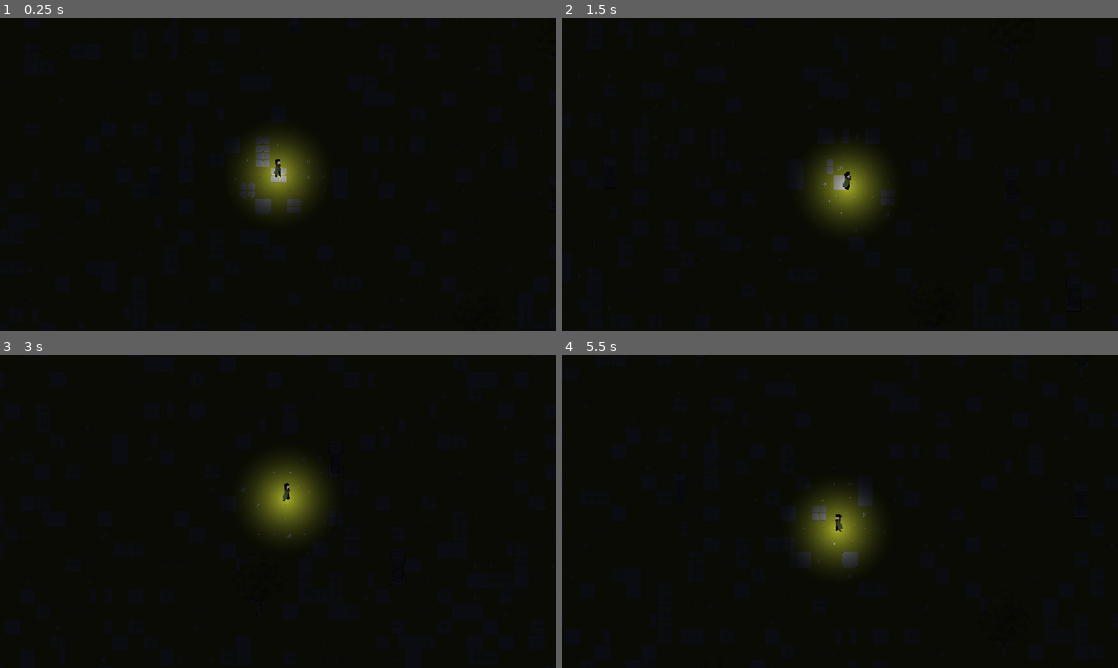
Above: before the commit, frames 1-4 (two rows, left to right).
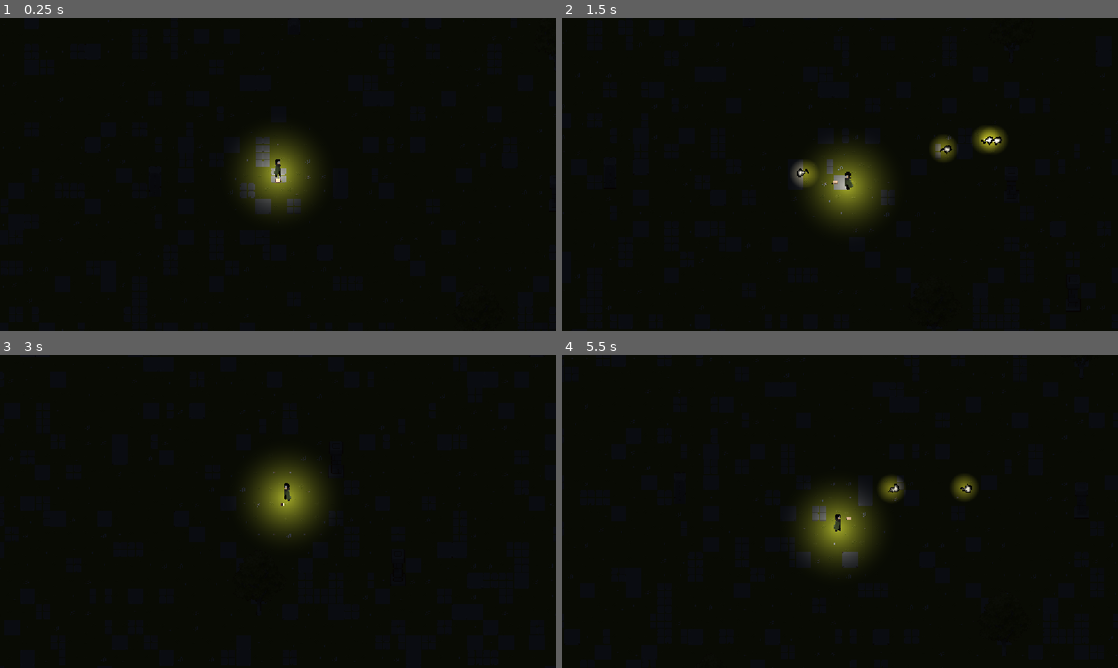
Above: after the commit, the same moments.

Repository: Merchant-Of-Life/Harness-Of-The-Night
Game: Godot game, scene res://scenes/main.tscn
The game is run twice, just before and just after one commit, with the same random seed, the same clock (stepped at 60 frames per second) and the same inputs.
Inputs (mouse positions are in pixels of both pictures, inside the frame that each line leads up to):
- Up to frame 1 (0.25 s): no input
- Up to frame 2 (1.5 s): tap Enter at 0.5 s; move the mouse to (962, 158) at 0.52 s; press the mouse at (962, 158) at 0.53 s; hold D (move_right) 0.53-1.28 s; tap Space (dash) at 0.6 s; move the mouse to (728, 190) at 1.27 s; release the mouse at (728, 190) at 1.28 s; hold S (move_down) from 1.28 s (still down); click (728, 190) at 1.35 s
- Up to frame 3 (3 s): tap R (recharge, bound only after the commit) at 1.55, 2.1 s; move the mouse to (333, 442) at 2.02 s; release S (move_down) at 2.03 s; hold D (move_right) 2.03-2.78 s; click (333, 442) at 2.17 s; tap Space (dash) at 2.3, 2.85 s; move the mouse to (250, 574) at 2.77 s; hold W (move_up) from 2.78 s (still down)
- Up to frame 4 (5.5 s): click (812, 574) at 3.05 s; move the mouse to (1006, 558) at 3.52 s; release W (move_up) at 3.53 s; press the mouse at (1006, 558) at 3.53 s; hold A (move_left) 3.53-5.03 s; tap R (recharge, bound only after the commit) at 3.8, 4.35 s; move the mouse to (673, 464) at 4.27 s; release the mouse at (673, 464) at 4.28 s; click (673, 464) at 4.42 s; tap Space (dash) at 4.55 s; move the mouse to (867, 511) at 5.02 s; press the mouse at (867, 511) at 5.03 s; hold S (move_down) from 5.03 s (still down); tap Alt at 5.1 s

The runs differ from the first frame. In frame 1, less than 0.1% of the frame differs, in the area x 49-51%, y 51-53%; in frame 2, 0.9%, in the area x 41-80%, y 34-55%; in frame 3, less than 0.1%; in frame 4, 0.6%.

Commit message:
Add 360-orbiting grimoire weapon and animated light magic bolts
- Imported 8-frame pixel flame sprite sheet and created scenes/light_bolt.tscn with radial PointLight2D glow
- Added Book and BookSprite (AnimatedSprite2D) to scenes/player.tscn centered at chest height
- Set GroundLayer Z-index to -2 in scenes/main.tscn so the orbiting book renders cleanly behind or in front of the Huntress
- Wired 6-charge light magic casting, open/close book recharge animation, and attack/recharge inputs

Diff:
--- a/project.godot
+++ b/project.godot
@@ -54,6 +54,16 @@
 "events": [Object(InputEventKey,"resource_local_to_scene":false,"resource_name":"","device":16,"window_id":0,"alt_press …(190 unchanged characters)…
 ]
 }
+attack={
+"deadzone": 0.2,
+"events": [Object(InputEventMouseButton,"resource_local_to_scene":false,"resource_name":"","device":-1,"window_id":0,"alt_pressed":false,"shift_pressed":false,"ctrl_pressed":false,"meta_pressed":false,"button_mask":0,"position":Vector2(0, 0),"global_position":Vector2(0, 0),"factor":1.0,"button_index":1,"canceled":false,"pressed":false,"double_click":false,"script":null)
+]
+}
+recharge={
+"deadzone": 0.2,
+"events": [Object(InputEventKey,"resource_local_to_scene":false,"resource_name":"","device":-1,"window_id":0,"alt_pressed":false,"shift_pressed":false,"ctrl_pressed":false,"meta_pressed":false,"pressed":false,"keycode":0,"physical_keycode":82,"key_label":0,"unicode":82,"location":0,"echo":false,"script":null)
+]
+}
 
 [physics]
 
--- /dev/null
+++ b/scenes/light_bolt.gd
@@ -0,0 +1,16 @@
+extends Area2D
+
+var speed = 550.0
+var damage = 1
+var direction = Vector2.RIGHT
+
+func _physics_process(delta):
+	position += direction * speed * delta
+func _on_body_entered(body):
+	if body.name == "Player":
+		return
+	if body.has_method("take_damage"):
+		body.take_damage(damage)
+		queue_free()
+func _on_visible_on_screen_notifier_2d_screen_exited():
+	queue_free()
--- /dev/null
+++ b/scenes/light_bolt.tscn
@@ -0,0 +1,101 @@
+[gd_scene format=3 uid="uid://bo6gksy1ihu6n"]
+
+[ext_resource type="Texture2D" uid="uid://bsmgj71olo0l6" path="res://assets/projectiles/Fire_03_Black.png" id="1_d8n65"]
+[ext_resource type="Script" uid="uid://clk3qx81fqmjd" path="res://scenes/light_bolt.gd" id="1_m2bns"]
+
+[sub_resource type="AtlasTexture" id="AtlasTexture_m2bns"]
+atlas = ExtResource("1_d8n65")
+region = Rect2(0, 0, 32, 32)
+
+[sub_resource type="AtlasTexture" id="AtlasTexture_v4nop"]
+atlas = ExtResource("1_d8n65")
+region = Rect2(32, 0, 32, 32)
+
+[sub_resource type="AtlasTexture" id="AtlasTexture_46ufg"]
+atlas = ExtResource("1_d8n65")
+region = Rect2(64, 0, 32, 32)
+
+[sub_resource type="AtlasTexture" id="AtlasTexture_nll88"]
+atlas = ExtResource("1_d8n65")
+region = Rect2(96, 0, 32, 32)
+
+[sub_resource type="AtlasTexture" id="AtlasTexture_fsi7o"]
+atlas = ExtResource("1_d8n65")
+region = Rect2(128, 0, 32, 32)
+
+[sub_resource type="AtlasTexture" id="AtlasTexture_4i46w"]
+atlas = ExtResource("1_d8n65")
+region = Rect2(160, 0, 32, 32)
+
+[sub_resource type="AtlasTexture" id="AtlasTexture_iwx6f"]
+atlas = ExtResource("1_d8n65")
+region = Rect2(192, 0, 32, 32)
+
+[sub_resource type="AtlasTexture" id="AtlasTexture_ldbct"]
+atlas = ExtResource("1_d8n65")
+region = Rect2(224, 0, 32, 32)
+
+[sub_resource type="SpriteFrames" id="SpriteFrames_neqau"]
+animations = [{
+"frames": [{
+"duration": 1.0,
+"texture": SubResource("AtlasTexture_m2bns")
+}, {
+"duration": 1.0,
+"texture": SubResource("AtlasTexture_v4nop")
+}, {
+"duration": 1.0,
+"texture": SubResource("AtlasTexture_46ufg")
+}, {
+"duration": 1.0,
+"texture": SubResource("AtlasTexture_nll88")
+}, {
+"duration": 1.0,
+"texture": SubResource("AtlasTexture_fsi7o")
+}, {
+"duration": 1.0,
+"texture": SubResource("AtlasTexture_4i46w")
+}, {
+"duration": 1.0,
+"texture": SubResource("AtlasTexture_iwx6f")
+}, {
+"duration": 1.0,
+"texture": SubResource("AtlasTexture_ldbct")
+}],
+"loop": 1,
+"name": &"fly",
+"speed": 14.0
+}]
+
+[sub_resource type="CircleShape2D" id="CircleShape2D_d8n65"]
+radius = 5.0
+
+[sub_resource type="Gradient" id="Gradient_uyngg"]
+offsets = PackedFloat32Array(0.009259259, 1)
+colors = PackedColorArray(1.353256, 1.353256, 1.353256, 1, 1.353256, 1.353256, 1.353256, 0)
+
+[sub_resource type="GradientTexture2D" id="GradientTexture2D_m2bns"]
+gradient = SubResource("Gradient_uyngg")
+fill = 1
+fill_from = Vector2(0.5, 0.5)
+fill_to = Vector2(0.5, 0)
+
+[node name="LightBolt" type="Area2D" unique_id=955200032]
+script = ExtResource("1_m2bns")
+
+[node name="AnimatedSprite2D" type="AnimatedSprite2D" parent="." unique_id=2006223073]
+rotation = -1.5707964
+sprite_frames = SubResource("SpriteFrames_neqau")
+animation = &"fly"
+autoplay = "fly"
+frame_progress = 0.7335052
+
+[node name="CollisionShape2D" type="CollisionShape2D" parent="." unique_id=817735157]
+shape = SubResource("CircleShape2D_d8n65")
+
+[node name="VisibleOnScreenNotifier2D" type="VisibleOnScreenNotifier2D" parent="." unique_id=1230495499]
+
+[node name="PointLight2D" type="PointLight2D" parent="." unique_id=1972822563]
+color = Color(1, 0.9529412, 0.8, 1)
+energy = 1.1
+texture = SubResource("GradientTexture2D_m2bns")
--- a/scenes/main.tscn
+++ b/scenes/main.tscn
@@ -305,7 +305,7 @@
 script = ExtResource("1_tefeu")
 
 [node name="GroundLayer" type="TileMapLayer" parent="." unique_id=1648696765]
-z_index = -1
+z_index = -2
 tile_set = SubResource("TileSet_yj5yf")
 
 [node name="PropsLayer" type="TileMapLayer" parent="." unique_id=2122518341]
--- a/scenes/player.gd
+++ b/scenes/player.gd
@@ -1,4 +1,7 @@
 extends CharacterBody2D
+
+var attack_style = "magic"
+var projectile_scene = preload("res://scenes/light_bolt.tscn")
 
 var speed = 220
 var dash_speed = 650
@@ -6,10 +9,18 @@
 var can_dash = true
 var is_charging = false
 var dash_direction = Vector2.ZERO
+var orbit_radius = 50
+var max_charges = 6
+var currect_charges = 6
 
 @onready var animated_sprite = $AnimatedSprite2D
+@onready var book = $Book
+@onready var book_sprite = $Book/BookSprite
 @onready var dash_timer = $DashTimer
 @onready var cooldown_timer = $CooldownTimer
+
+func _ready():
+	book_sprite.play("open")
 
 func _physics_process(delta):
 	var direction = Input.get_vector("move_left", "move_right", "move_up", "move_down")
@@ -27,24 +38,69 @@
 		velocity = direction * speed
 
 	move_and_slide()
+	update_book_orbit()
+
+	if Input.is_action_just_pressed("recharge") and not is_charging and not is_dashing:
+		start_recharge()
+	if Input.is_action_pressed("attack") and not is_charging and not is_dashing:
+		if $AttackCooldownTimer.is_stopped():
+			if currect_charges > 0:
+				fire_projectile()
+			else:
+				start_recharge()
 	update_animation(direction)
 
+func update_book_orbit():
+	var aim_direction = (get_global_mouse_position() - book_sprite.global_position).normalized()
+	if aim_direction == Vector2.ZERO:
+		aim_direction = Vector2.RIGHT
+	book_sprite.position = aim_direction * orbit_radius
+	if aim_direction.y < 0:
+		book_sprite.z_index = -1
+	else:
+		book_sprite.z_index = 1
+
 func update_animation(direction):
-	if direction.x <0:
+	var mouse_pos = get_global_mouse_position()
+	if mouse_pos.x < global_position.x:
 		$AnimatedSprite2D.flip_h = true
-	elif direction.x > 0:
+	else:
 		$AnimatedSprite2D.flip_h = false
+
 	if is_dashing:
 		$AnimatedSprite2D.play("dash")
-	elif is_charging:
-		$AnimatedSprite2D.play("charge")
 	elif direction != Vector2.ZERO:
 		$AnimatedSprite2D.play("run")
 	else:
 		$AnimatedSprite2D.play("idle")
+
+func fire_projectile():
+	currect_charges -= 1
+	$AttackCooldownTimer.start()
+
+	var projectile = projectile_scene.instantiate()
+	var aim_direction = (get_global_mouse_position() - book_sprite.global_position).normalized()
+	projectile.global_position = book_sprite.global_position
+	projectile.direction = aim_direction
+	projectile.rotation = aim_direction.angle()
+
+	get_parent().add_child(projectile)
+
+	if currect_charges <= 0:
+		start_recharge()
+
+func start_recharge():
+	is_charging = true
+	book_sprite.play_backwards("open")
+	$RechargeTimer.start()
 
 func _on_dash_timer_timeout():
 	is_dashing = false
 
 func _on_cooldown_timer_timeout():
 	can_dash = true
+
+func _on_recharge_timer_timeout():
+	currect_charges = max_charges
+	is_charging = false
+	book_sprite.play("open")
--- a/scenes/player.tscn
+++ b/scenes/player.tscn
@@ -1,23 +1,11 @@
 [gd_scene format=3 uid="uid://b88snivw0c06i"]
 
 [ext_resource type="Script" uid="uid://dw7bxkfre5sxs" path="res://scenes/player.gd" id="1_g2els"]
-[ext_resource type="Texture2D" uid="uid://cxd5o26lu6r64" path="res://assets/player/9 - idle-up-attack.png" id="2_tuyoq"]
 [ext_resource type="Texture2D" uid="uid://05khe1x0cy8d" path="res://assets/player/6 - dash.png" id="3_fjrip"]
 [ext_resource type="Texture2D" uid="uid://1o0foolexog5" path="res://assets/player/15 - death.png" id="4_smehm"]
 [ext_resource type="Texture2D" uid="uid://cra6f0tmc01ob" path="res://assets/player/1 - Idle.png" id="5_ur7pv"]
+[ext_resource type="Texture2D" uid="uid://repsybchyo68" path="res://assets/weapons/book/Sprite Sheet.png" id="6_tuyoq"]
 [ext_resource type="Texture2D" uid="uid://bww3ndskejdhc" path="res://assets/player/2 - Run.png" id="6_y4r1p"]
-
-[sub_resource type="AtlasTexture" id="AtlasTexture_d2wvv"]
-atlas = ExtResource("2_tuyoq")
-region = Rect2(240, 0, 240, 128)
-
-[sub_resource type="AtlasTexture" id="AtlasTexture_3v2ag"]
-atlas = ExtResource("2_tuyoq")
-region = Rect2(480, 0, 240, 128)
-
-[sub_resource type="AtlasTexture" id="AtlasTexture_jej6c"]
-atlas = ExtResource("2_tuyoq")
-region = Rect2(720, 0, 240, 128)
 
 [sub_resource type="AtlasTexture" id="AtlasTexture_f1ej7"]
 atlas = ExtResource("3_fjrip")
@@ -157,16 +145,7 @@
 
 [sub_resource type="SpriteFrames" id="SpriteFrames_neqau"]
 animations = [{
-"frames": [{
-"duration": 1.0,
-"texture": SubResource("AtlasTexture_d2wvv")
-}, {
-"duration": 1.0,
-"texture": SubResource("AtlasTexture_3v2ag")
-}, {
-"duration": 1.0,
-"texture": SubResource("AtlasTexture_jej6c")
-}],
+"frames": [],
 "loop": 1,
 "name": &"charge",
 "speed": 10.0
@@ -308,6 +287,49 @@
 fill_from = Vector2(0.5, 0.5)
 fill_to = Vector2(0.5, 0)
 
+[sub_resource type="AtlasTexture" id="AtlasTexture_fjrip"]
+atlas = ExtResource("6_tuyoq")
+region = Rect2(0, 512, 512, 512)
+
+[sub_resource type="AtlasTexture" id="AtlasTexture_smehm"]
+atlas = ExtResource("6_tuyoq")
+region = Rect2(512, 512, 512, 512)
+
+[sub_resource type="AtlasTexture" id="AtlasTexture_ur7pv"]
+atlas = ExtResource("6_tuyoq")
+region = Rect2(1024, 512, 512, 512)
+
+[sub_resource type="AtlasTexture" id="AtlasTexture_y4r1p"]
+atlas = ExtResource("6_tuyoq")
+region = Rect2(1536, 512, 512, 512)
+
+[sub_resource type="AtlasTexture" id="AtlasTexture_d2wvv"]
+atlas = ExtResource("6_tuyoq")
+region = Rect2(2048, 512, 512, 512)
+
+[sub_resource type="SpriteFrames" id="SpriteFrames_ko505"]
+animations = [{
+"frames": [{
+"duration": 1.0,
+"texture": SubResource("AtlasTexture_fjrip")
+}, {
+"duration": 1.0,
+"texture": SubResource("AtlasTexture_smehm")
+}, {
+"duration": 1.0,
+"texture": SubResource("AtlasTexture_ur7pv")
+}, {
+"duration": 1.0,
+"texture": SubResource("AtlasTexture_y4r1p")
+}, {
+"duration": 1.0,
+"texture": SubResource("AtlasTexture_d2wvv")
+}],
+"loop": 0,
+"name": &"open",
+"speed": 16.0
+}]
+
 [node name="Player" type="CharacterBody2D" unique_id=629741390]
 scale = Vector2(0.5, 0.5)
 motion_mode = 1
@@ -318,7 +340,7 @@
 scale = Vector2(2, 2)
 sprite_frames = SubResource("SpriteFrames_neqau")
 animation = &"idle"
-frame_progress = 0.697264
+frame_progress = 0.6531383
 
 [node name="CollisionShape2D" type="CollisionShape2D" parent="." unique_id=1404218332]
 shape = SubResource("CapsuleShape2D_o6xl0")
@@ -327,6 +349,7 @@
 position_smoothing_enabled = true
 
 [node name="PointLight2D" type="PointLight2D" parent="." unique_id=682427259]
+position = Vector2(0, -4)
 energy = 1.4
 texture = SubResource("GradientTexture2D_ko505")
 
@@ -338,5 +361,24 @@
 wait_time = 0.8
 one_shot = true
 
+[node name="AttackCooldownTimer" type="Timer" parent="." unique_id=915670213]
+wait_time = 0.25
+one_shot = true
+
+[node name="RechargeTimer" type="Timer" parent="." unique_id=109503665]
+wait_time = 1.2
+one_shot = true
+
+[node name="Book" type="Node2D" parent="." unique_id=631608611]
+position = Vector2(0, -24)
+
+[node name="BookSprite" type="AnimatedSprite2D" parent="Book" unique_id=999191480]
+scale = Vector2(0.05, 0.05)
+sprite_frames = SubResource("SpriteFrames_ko505")
+animation = &"open"
+frame = 4
+frame_progress = 1.0
+
 [connection signal="timeout" from="DashTimer" to="." method="_on_dash_timer_timeout"]
 [connection signal="timeout" from="CooldownTimer" to="." method="_on_cooldown_timer_timeout"]
+[connection signal="timeout" from="RechargeTimer" to="." method="_on_recharge_timer_timeout"]
Binary file added: assets/player/10 - attack 1.png
Not shown, added: assets/player/10 - attack 1.png.import
Binary file added: assets/projectiles/Fire_03_Black.png
Not shown, added: assets/projectiles/Fire_03_Black.png.import
Binary file added: assets/weapons/book/Sprite Sheet.png
Not shown, added: assets/weapons/book/Sprite Sheet.png.import
Not shown, added: scenes/light_bolt.gd.uid
